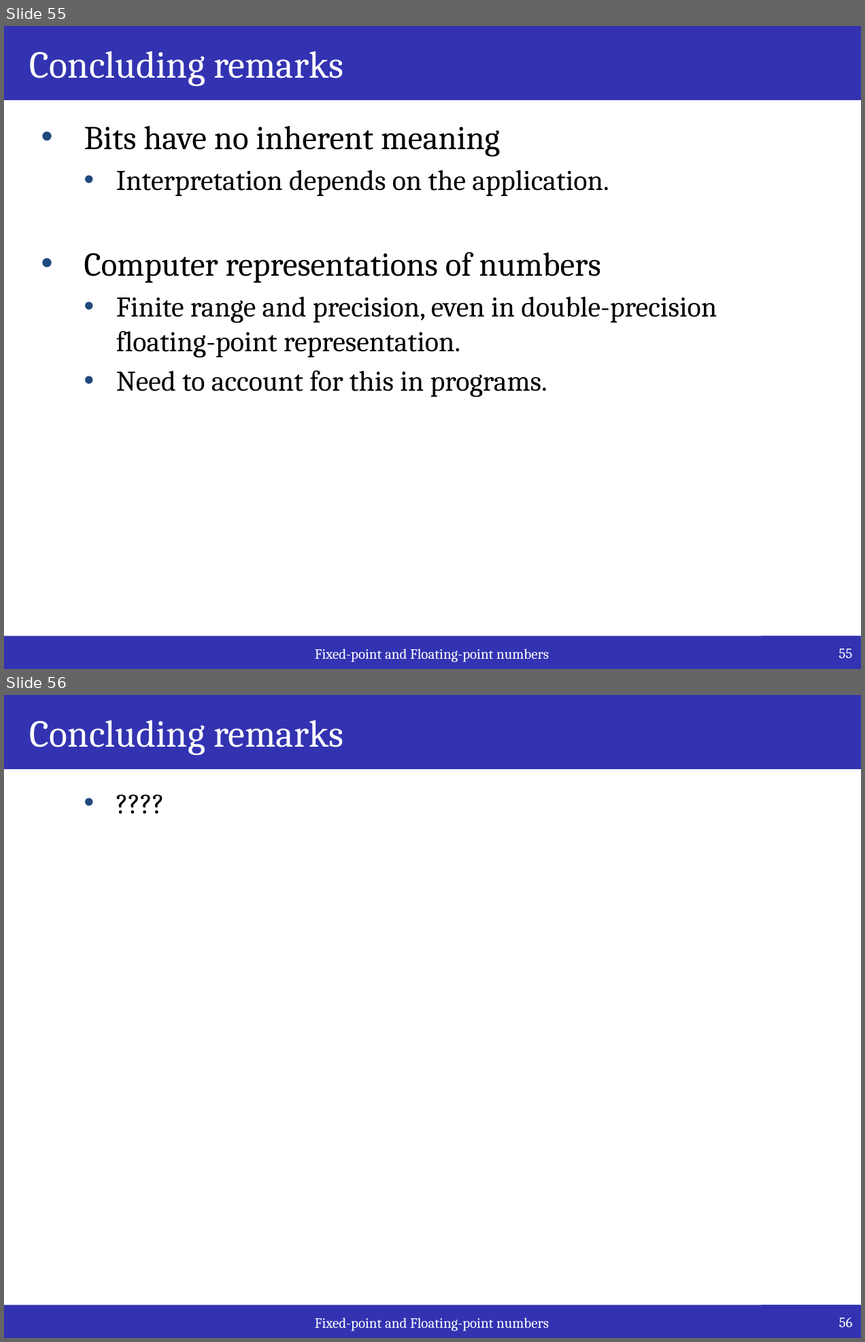
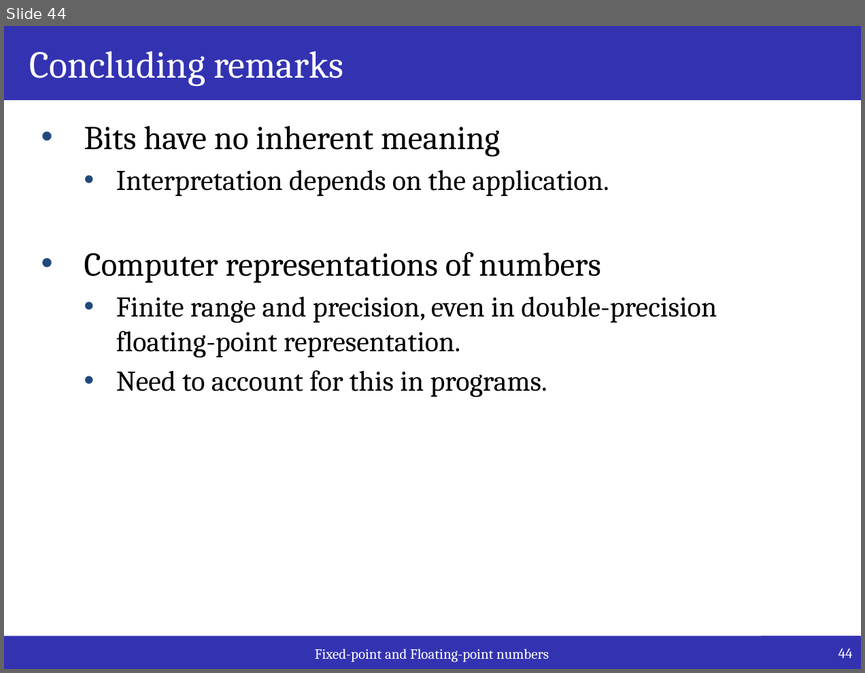
Before and after one commit to iperezan-itesm/05-TC2009B-Aug2021, a slide deck: lectures/weekly_slides/M1.1_FixedPoint_FloatingPoint/M1.1_FixedPoint_FloatinPoint.pptx. Shown one above the other, each under a label of ours: slides 55 and 56 before the commit, slide 44 after it. The pictures are 865x1342 and 865x673 pixels, drawn with LibreOffice and Linux fonts; fonts in the diff are those of the drawing. Boxes give left, top, right and bottom in pixels: in the first picture for what was removed or moved away, otherwise in the second. Text is boxed around its words. In the diff, an @@ line names an element or a change of style, - is before the commit and + after.

```diff
--- a/lectures/weekly_slides/M1.1_FixedPoint_FloatingPoint/M1.1_FixedPoint_FloatinPoint.pptx
+++ b/lectures/weekly_slides/M1.1_FixedPoint_FloatingPoint/M1.1_FixedPoint_FloatinPoint.pptx
@@ slide 56 removed at [4,695,861,1338], background #FFFFFF; not listed: 1 template element that a slide beside it also shows @@
@@ title removed at [4,695,861,770] @@
-Concluding remarks
@@ text removed at [33,781,818,1269] @@
-  • ????
@@ page number removed at [761,1304,861,1338] @@
-56
@@ what was slide 55 is now slide 44 @@
@@ page number at [838,648,853,658]: text changed @@
-55
+44
```
Also in this commit, not shown: 1 slide changed, 5 slides added, 16 other files.
